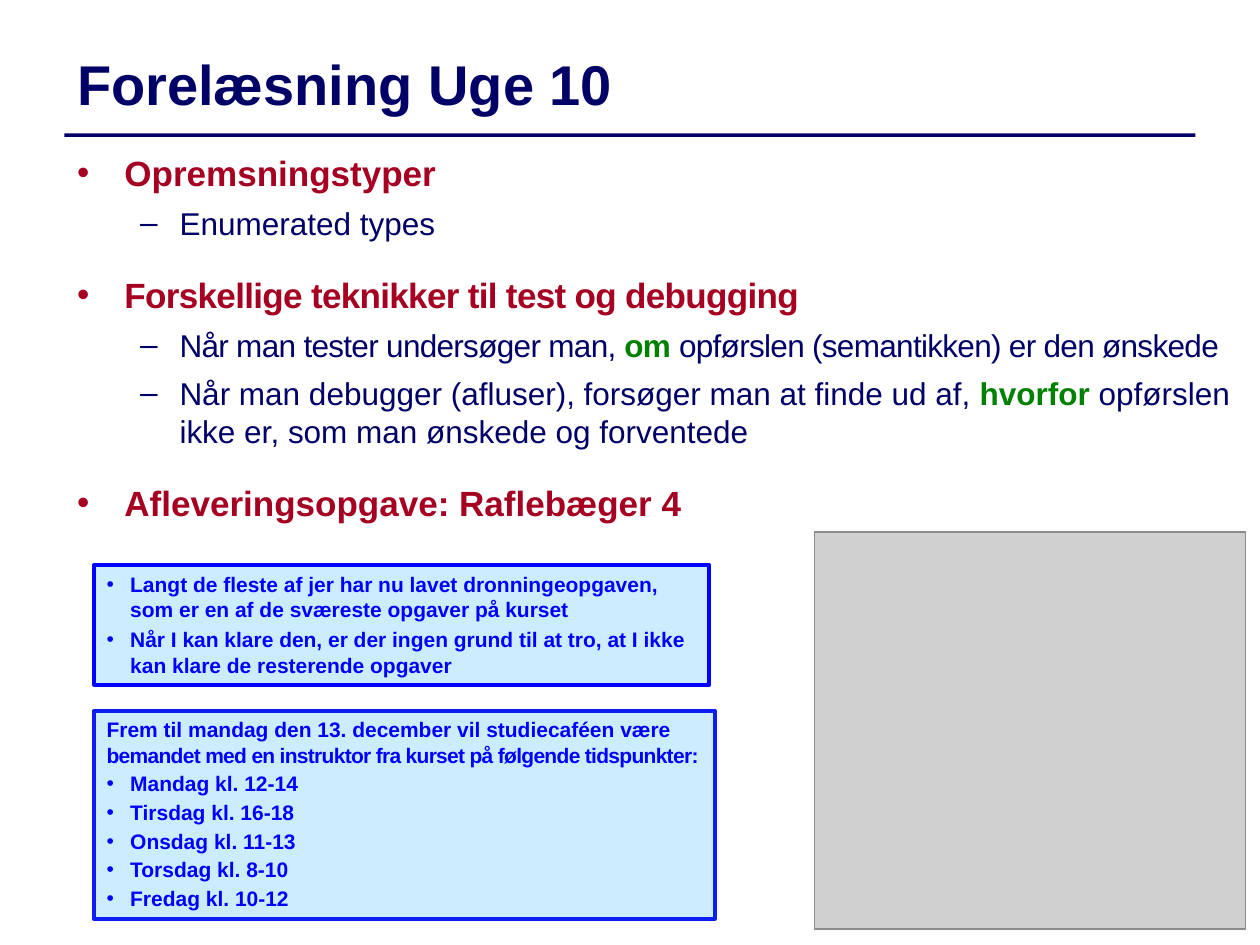
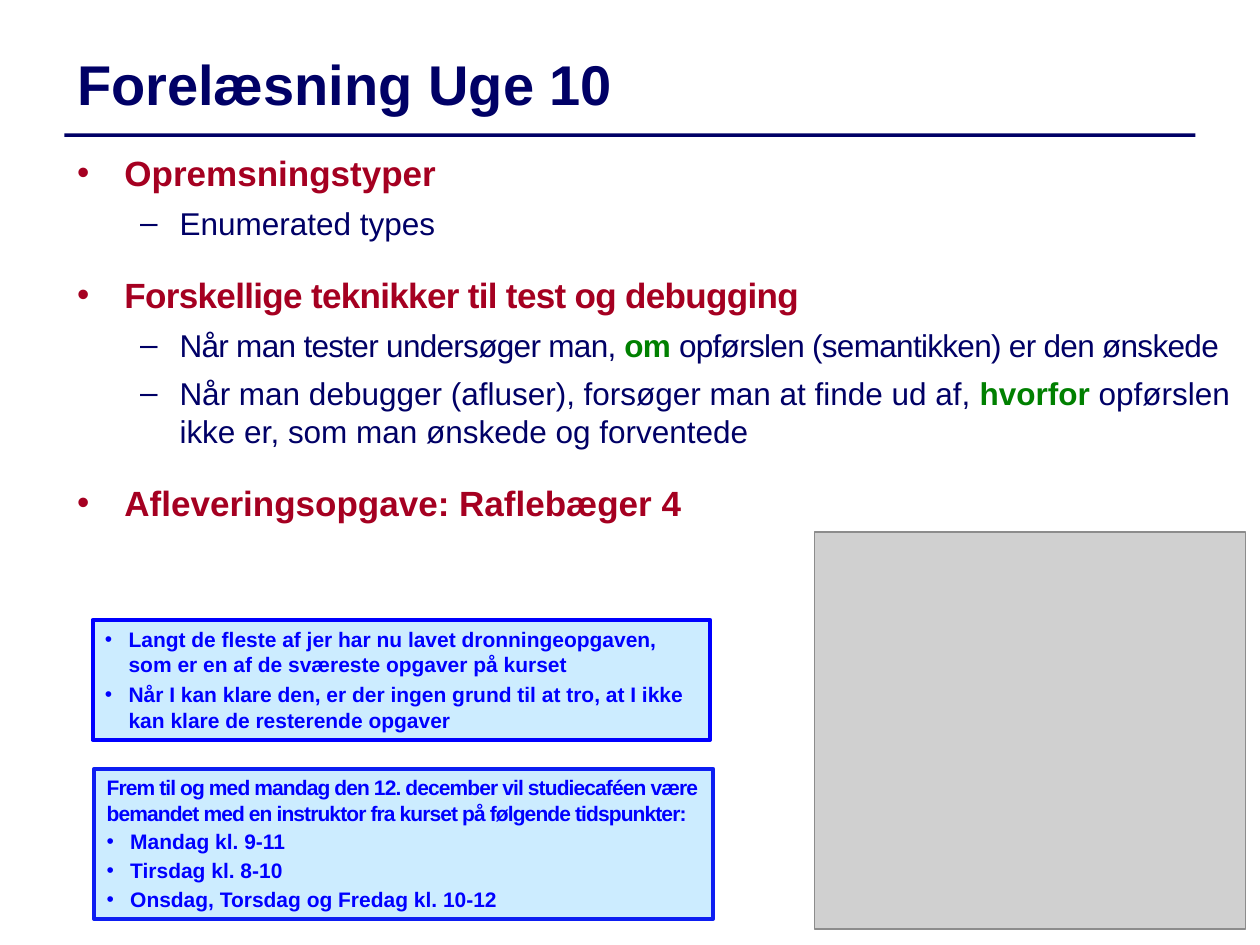
Before and after one commit to IntProgAU/Materiale, a slide deck: slide 1 of web/e22/uge_10/Slides-Uge10.pptx. Drawn at 1260x945 pixels with LibreOffice and Linux fonts; fonts in the diff are those of the drawing; grey boxes stand for pictures. Boxes give left, top, right and bottom in pixels: in the first picture for what was removed or moved away, otherwise in the second. Text is boxed around its words. In the diff, an @@ line names an element or a change of style, - is before the commit and + after.

```diff
--- a/web/e22/uge_10/Slides-Uge10.pptx
+++ b/web/e22/uge_10/Slides-Uge10.pptx
@@ rectangle "Langt de fleste af jer ...": place and size @@
-rectangle "Langt de fleste af jer ..." at <box>94,564,709,684</box>
+rectangle "Langt de fleste af jer ..." at <box>93,620,711,740</box>
@@ rectangle "Frem til og med mandag ...": place and size @@
-rectangle "Frem til og med mandag ..." at <box>94,711,716,919</box>
+rectangle "Frem til og med mandag ..." at <box>94,769,713,919</box>
@@ text in rectangle at <box>107,779,698,911</box>: text changed @@
-Frem til mandag den 13. december vil studiecaféen være bemandet med en instruktor fra kurset på følgende tidspunkter:
-• Mandag kl. 12-14
-• Tirsdag kl. 16-18
-• Onsdag kl. 11-13
-• Torsdag kl. 8-10
-• Fredag kl. 10-12
+Frem til og med mandag den 12. december vil studiecaféen være bemandet med en instruktor fra kurset på følgende tidspunkter:
+• Mandag kl. 9-11
+• Tirsdag kl. 8-10
+• Onsdag, Torsdag og Fredag kl. 10-12
```
Also in this commit, not shown: 5 other slides changed, 1 other file.
